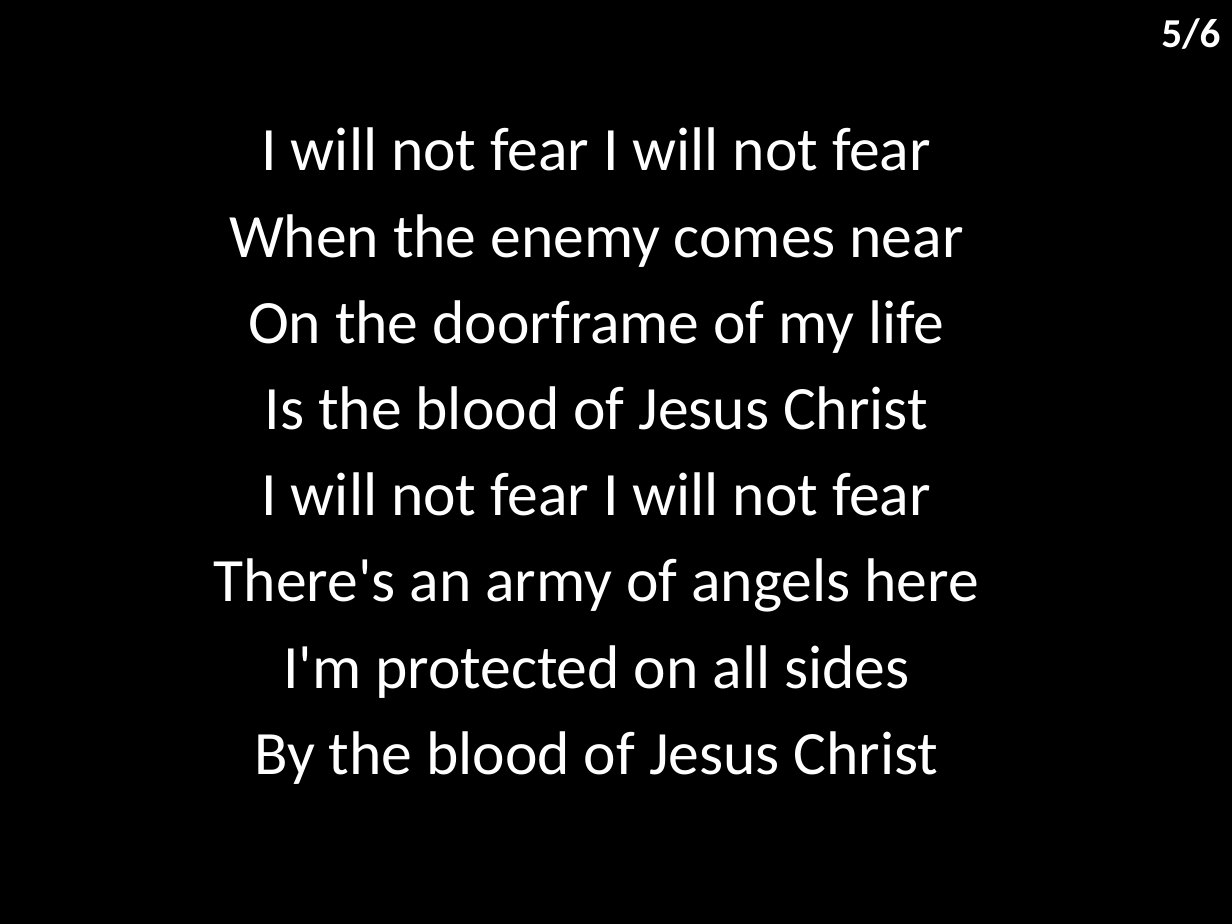
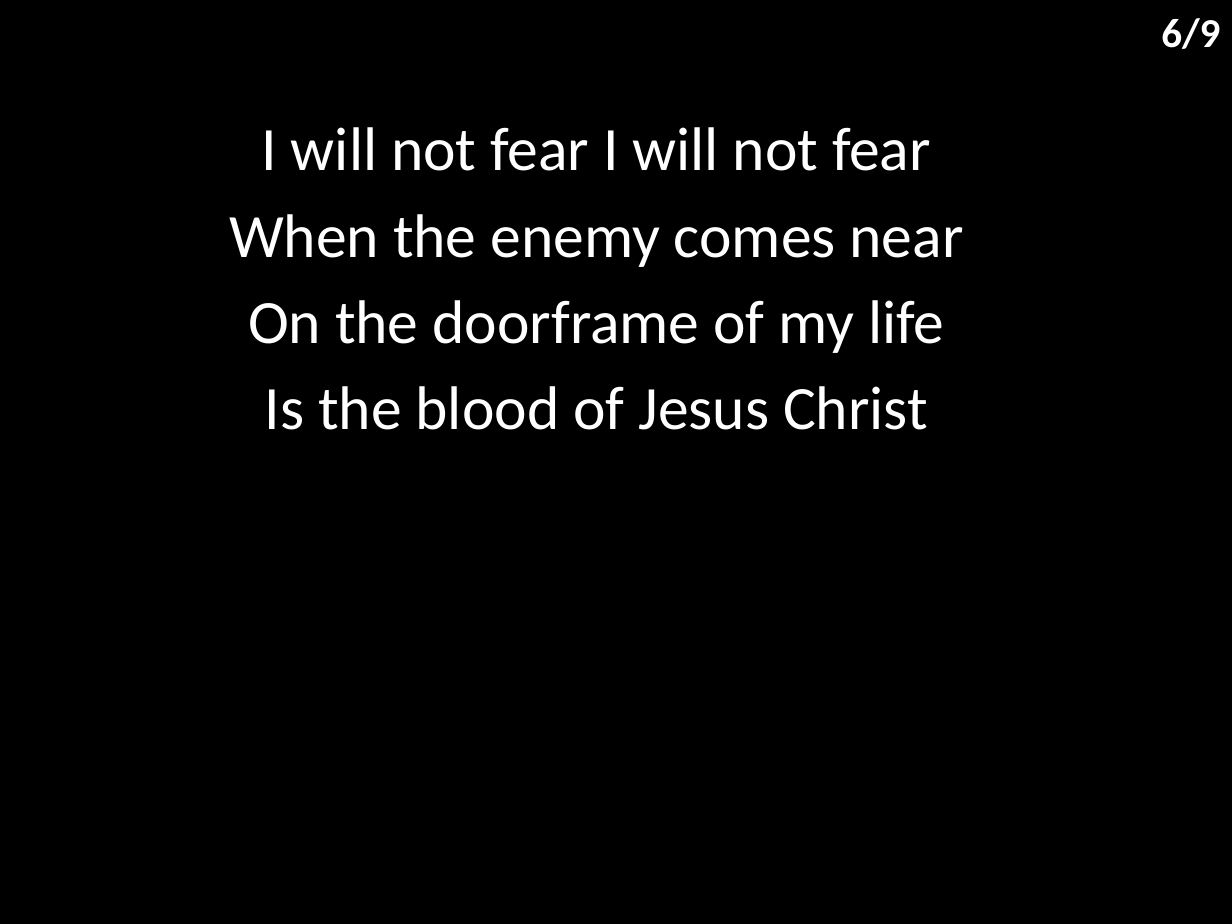
Before and after one commit to hoo-are-ya/worship, a slide deck: slide 7 of docs/songs/mighty name of jesus.pptx (slide 6 before the commit). Drawn at 1232x924 pixels with LibreOffice and Linux fonts; fonts in the diff are those of the drawing. Boxes give left, top, right and bottom in pixels: in the first picture for what was removed or moved away, otherwise in the second. Text is boxed around its words. In the diff, an @@ line names an element or a change of style, - is before the commit and + after.

```diff
--- a/docs/songs/mighty name of jesus.pptx
+++ b/docs/songs/mighty name of jesus.pptx
@@ text at (1161,18,1220,49): text changed @@
-5/6
+6/9
@@ subtitle at (214,472,979,784): paragraphs removed @@
-I will not fear I will not fear
-There's an army of angels here
-I'm protected on all sides
-By the blood of Jesus Christ
```
Also in this commit, not shown: 5 other slides changed, 3 slides added, 3 other files.
